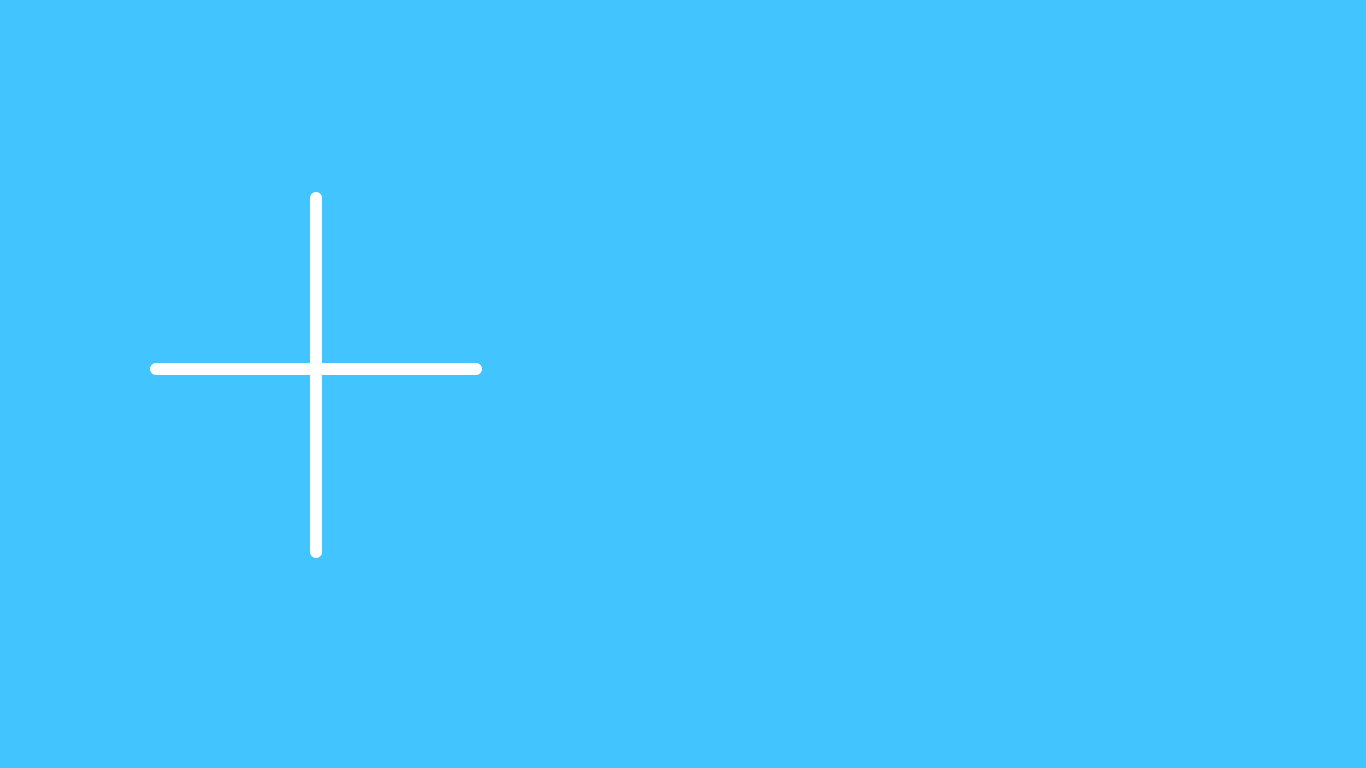
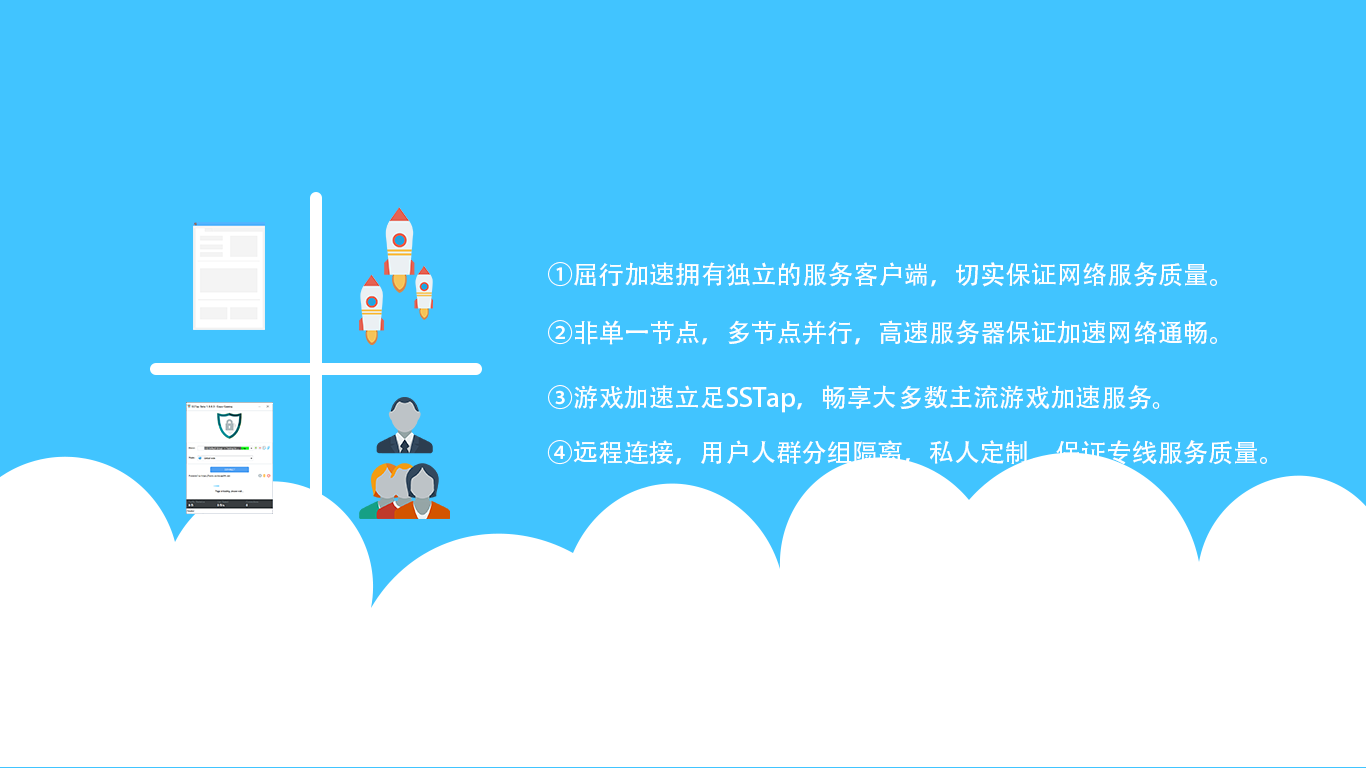
The second 1366×768 image is a revision of the first. Changes to its layers:
showed group "app 画框" (1 layers) over [193, 222, 265, 330]
showed "app" over [193, 222, 265, 330]
showed group "person 画框" (1 layers) over [359, 397, 450, 519]
showed "person" over [359, 397, 450, 519]
showed group "CN 画框" (1 layers) over [186, 402, 273, 514]
showed "CN" over [186, 402, 273, 514]
showed "rocket" over [359, 207, 433, 345]
showed "④远程连接，用户人群分组隔离，私人定制，保证专线服务质量。" over [547, 440, 1267, 465]
showed "③游戏加速立足SSTap，畅享大多数主流游戏加速服务。" over [548, 385, 1160, 413]
showed "②非单一节点，多节点并行，高速服务器保证加速网络通畅。" over [548, 320, 1217, 345]
showed "①屈行加速拥有独立的服务客户端，切实保证网络服务质量。" over [548, 262, 1217, 287]
showed "图层 3" over [0, 452, 1366, 767]
